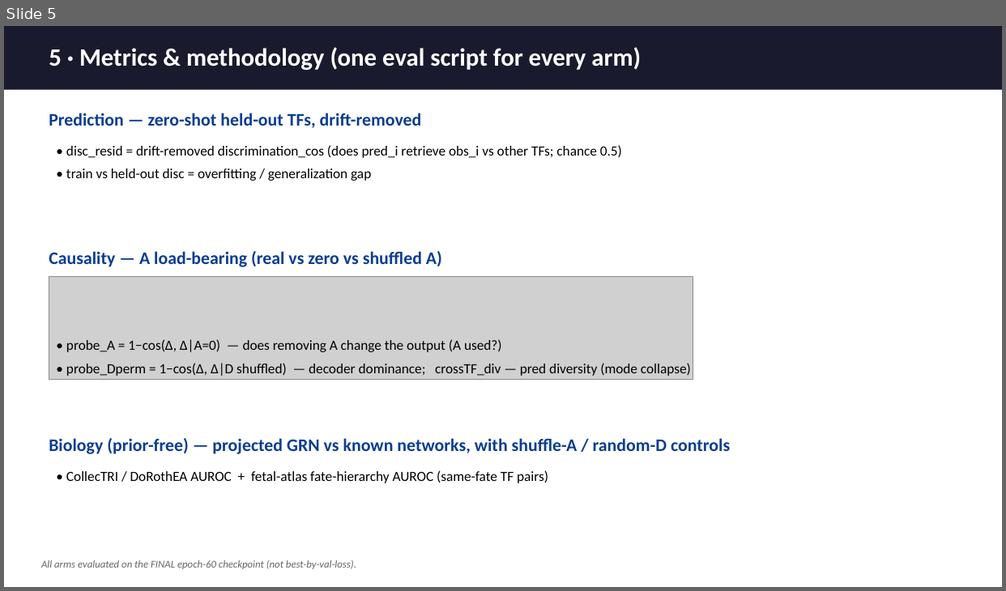
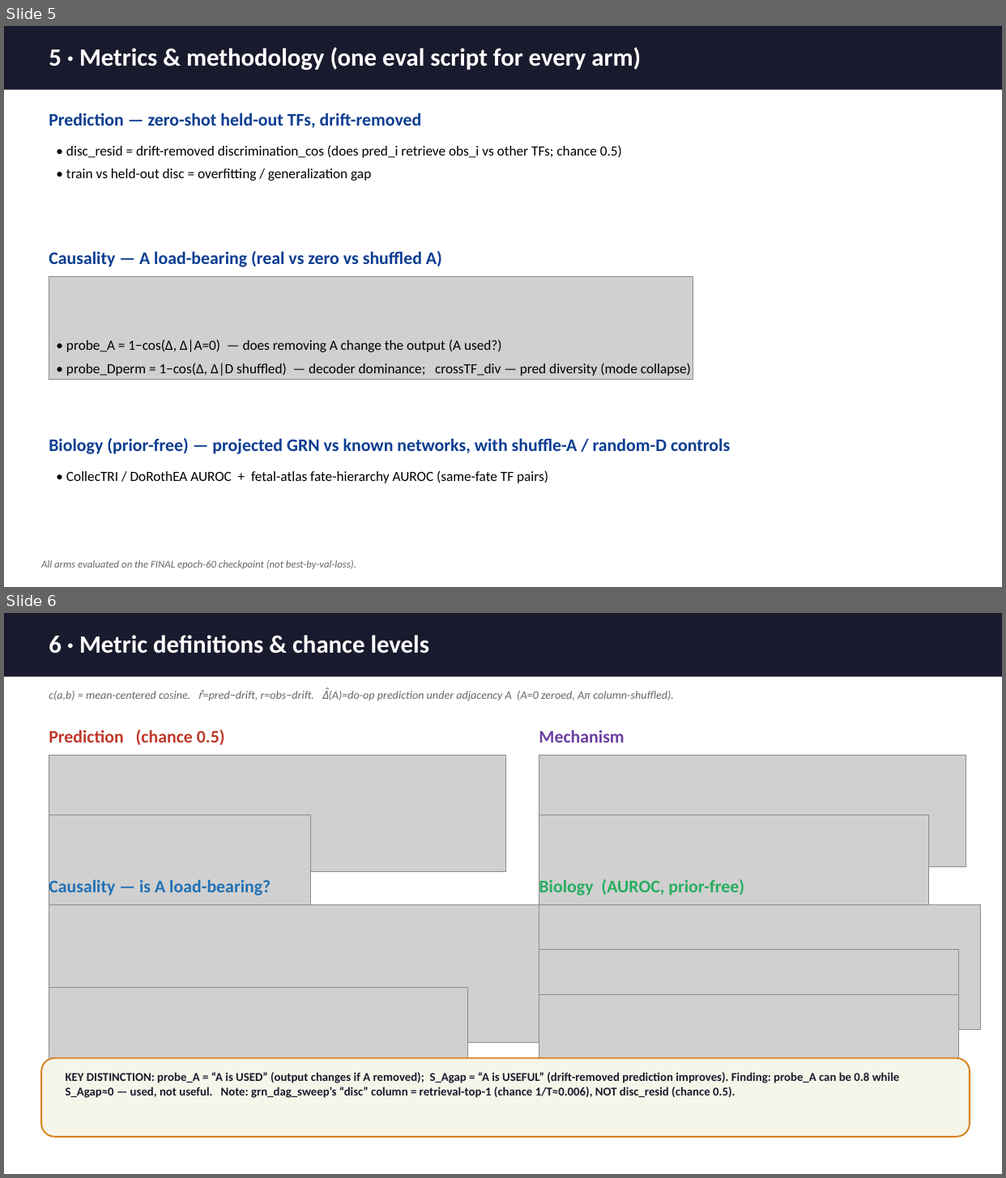
Before and after one commit to goodarzilab/scCausalRL, a slide deck: slides/exp20_load_bearing.pptx. Shown one above the other, each under a label of ours: slide 5 before the commit, slides 5 and 6 after it. The pictures are 1006x591 and 1006x1178 pixels, drawn with LibreOffice and Linux fonts; fonts in the diff are those of the drawing; grey boxes stand for pictures. Boxes give left, top, right and bottom in pixels: in the first picture for what was removed or moved away, otherwise in the second. Text is boxed around its words. In the diff, an @@ line names an element or a change of style, - is before the commit and + after.

Commit message:
slides: add slide 6 'Metric definitions & chance levels' (9 LaTeX formulas: disc_resid, pear_resid, S_Agap, probe_A, probe_Dperm, crossTF_div, collectri/fate/graph AUROC) + KEY distinction (probe_A used vs S_Agap useful; grn disc=retrieval-top1 vs disc_resid); renumber to 15 slides

```diff
--- a/slides/exp20_load_bearing.pptx
+++ b/slides/exp20_load_bearing.pptx
@@ slide 6 added at <box>4,613,1002,1174</box>, background #FFFFFF @@
@@ rectangle added at <box>4,613,1002,677</box>, fill #1A1A2E @@
@@ text added at <box>49,635,429,653</box>, 24 pt, text #FFFFFF, bold @@
+6 · Metric definitions & chance levels
@@ text added at <box>49,688,674,701</box>, 11 pt, text #666666, italic @@
+c(a,b) = mean-centered cosine. r̂=pred−drift, r=obs−drift. Δ̂(A)=do-op prediction under adjacency A (A=0 zeroed, Aπ column-shuffled).
@@ text added at <box>49,730,225,745</box>, 17 pt, text #C0392B, bold @@
+Prediction (chance 0.5)
@@ text added at <box>539,730,624,743</box>, 17 pt, text #6B3FA0, bold @@
+Mechanism
@@ picture added at <box>49,756,505,871</box> @@
@@ picture added at <box>539,756,966,867</box> @@
@@ picture added at <box>49,815,311,910</box> @@
@@ picture added at <box>539,815,928,926</box> @@
@@ text added at <box>49,877,270,897</box>, 17 pt, text #2171B5, bold @@
+Causality — is A load-bearing?
@@ text added at <box>539,877,744,897</box>, 17 pt, text #27AE60, bold @@
+Biology (AUROC, prior-free)
@@ picture added at <box>49,905,551,1043</box> @@
@@ picture added at <box>539,905,981,1030</box> @@
@@ picture added at <box>539,950,958,1075</box> @@
@@ picture added at <box>49,987,468,1105</box> @@
@@ picture added at <box>539,995,958,1118</box> @@
@@ rounded rectangle added at <box>41,1059,970,1137</box>, fill #F5F5EA, outline #D9821E 1.5 pt @@
@@ text added at <box>66,1072,900,1098</box>, 11.5 pt, text #1A1A2E, bold @@
+KEY DISTINCTION: probe_A = “A is USED” (output changes if A removed); S_Agap = “A is USEFUL” (drift-removed prediction improves). Finding: probe_A can be 0.8 while S_Agap≈0 — used, not useful. Note: grn_dag_sweep’s “disc” column = retrieval-top-1 (chance 1/T≈0.006), NOT disc_resid (chance 0.5).
```
Also in this commit, not shown: 9 slides changed, 10 other files.
